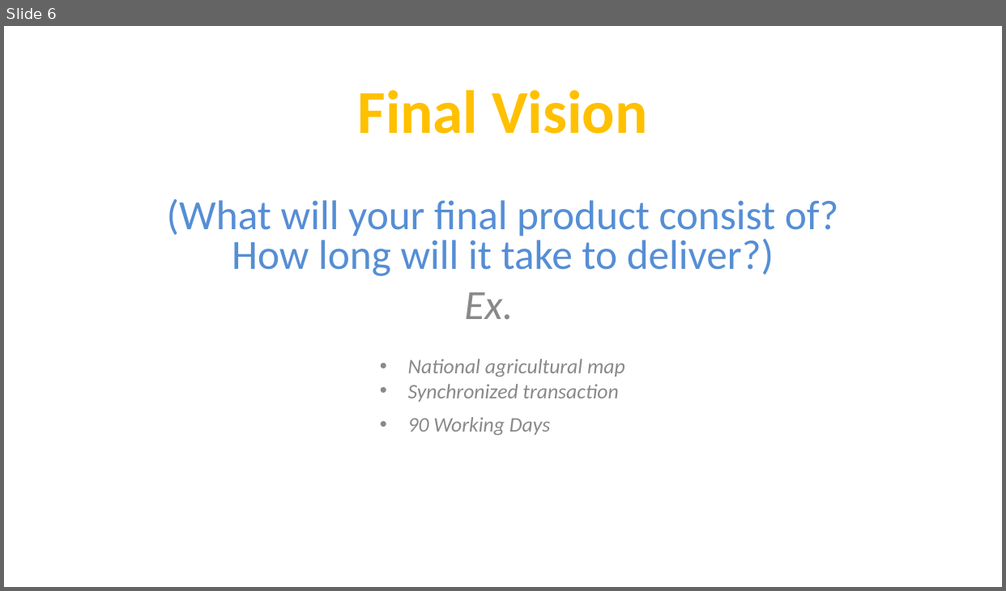
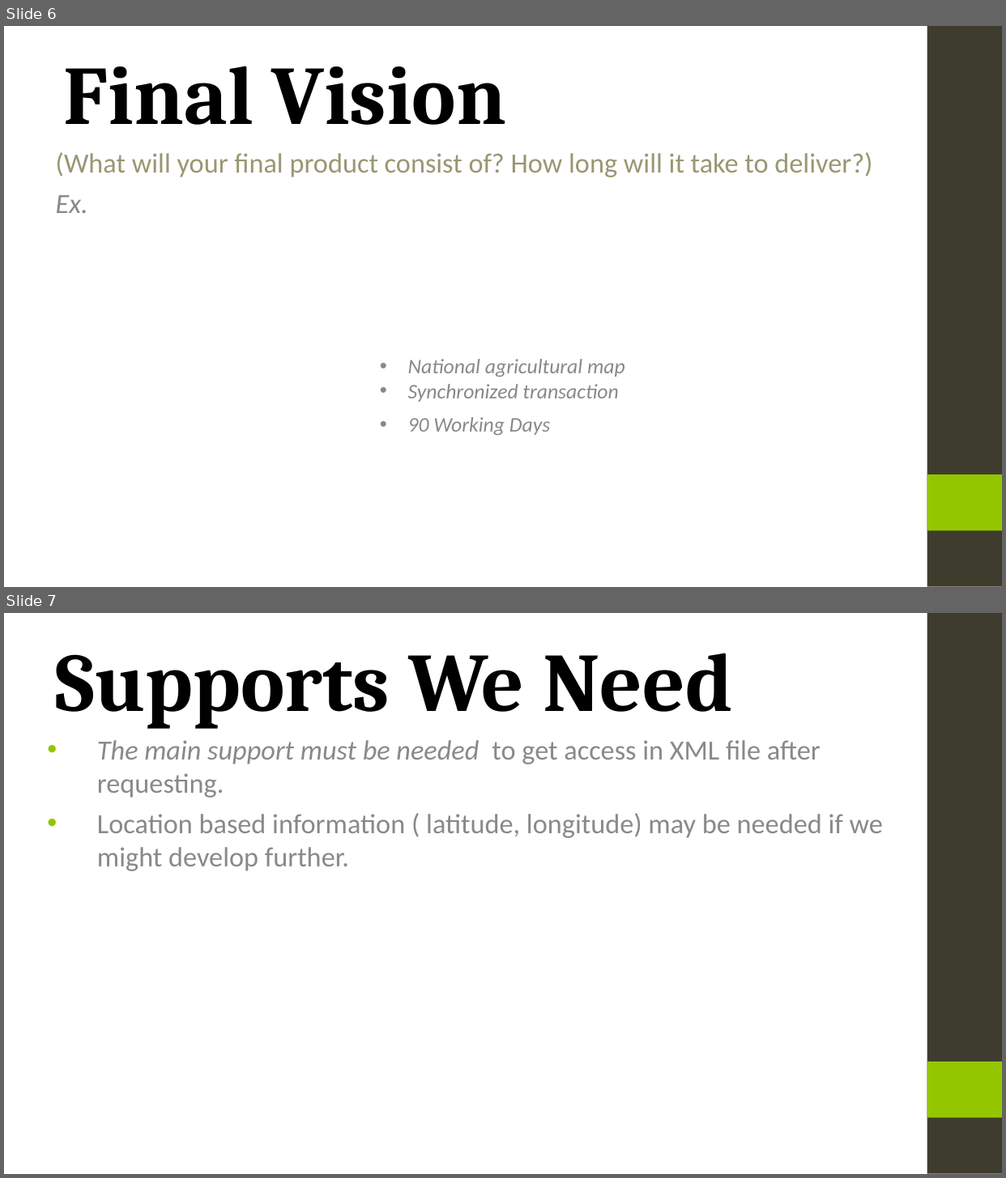
Before and after one commit to ServiceInnovationCamp/Group23, a slide deck: Team 23.ppt. Shown one above the other, each under a label of ours: slide 6 before the commit, slides 6 and 7 after it. The pictures are 1006x591 and 1006x1178 pixels, drawn with LibreOffice and Linux fonts; fonts in the diff are those of the drawing; background and template pictures are left out. Boxes give left, top, right and bottom in pixels: in the first picture for what was removed or moved away, otherwise in the second. Text is boxed around its words. In the diff, an @@ line names an element or a change of style, - is before the commit and + after.

```diff
--- a/Team 23.ppt
+++ b/Team 23.ppt
@@ slide 7 added at [4, 613, 1002, 1174], background picture (left out); not listed: 2 template elements that a slide beside it also shows @@
@@ title added at [56, 653, 732, 729], 60 pt, text #000000, bold @@
+Supports We Need
@@ subtitle added at [97, 740, 883, 871], 20 pt, text #898989 @@
+• The main support must be needed to get access in XML file after requesting.
+• Location based information ( latitude, longitude) may be needed if we might develop further.
@@ slide 6 changed as well @@
@@ title "Final Vision": place and size @@
-title "Final Vision" at [358, 90, 647, 134]
+title "Final Vision" at [64, 66, 506, 125]
@@ title "Final Vision" at [64, 66, 506, 125]: size 44 to 60 pt, font Calibri to Cambria, text colour #FFC000 to #000000; alignment centre to left; vertical alignment middle to bottom @@
@@ rectangle added at [927, 26, 1002, 587], fill #3E3D2D @@
@@ subtitle "(What will your final product ...": place and size @@
-subtitle "(What will your final product ..." at [167, 199, 838, 319]
+subtitle "(What will your final product ..." at [56, 152, 872, 213]
@@ subtitle "(What will your final product ..." at [56, 152, 872, 213]: size 30 to 20 pt, text colour #558ED5 to #999773; alignment centre to left; line spacing 0.8 to 1; less space between paragraphs @@
@@ rectangle added at [927, 475, 1002, 531], fill #94C600 @@
```
Also in this commit, not shown: 3 other slides changed, 3 other slides added, 4 slides removed.
